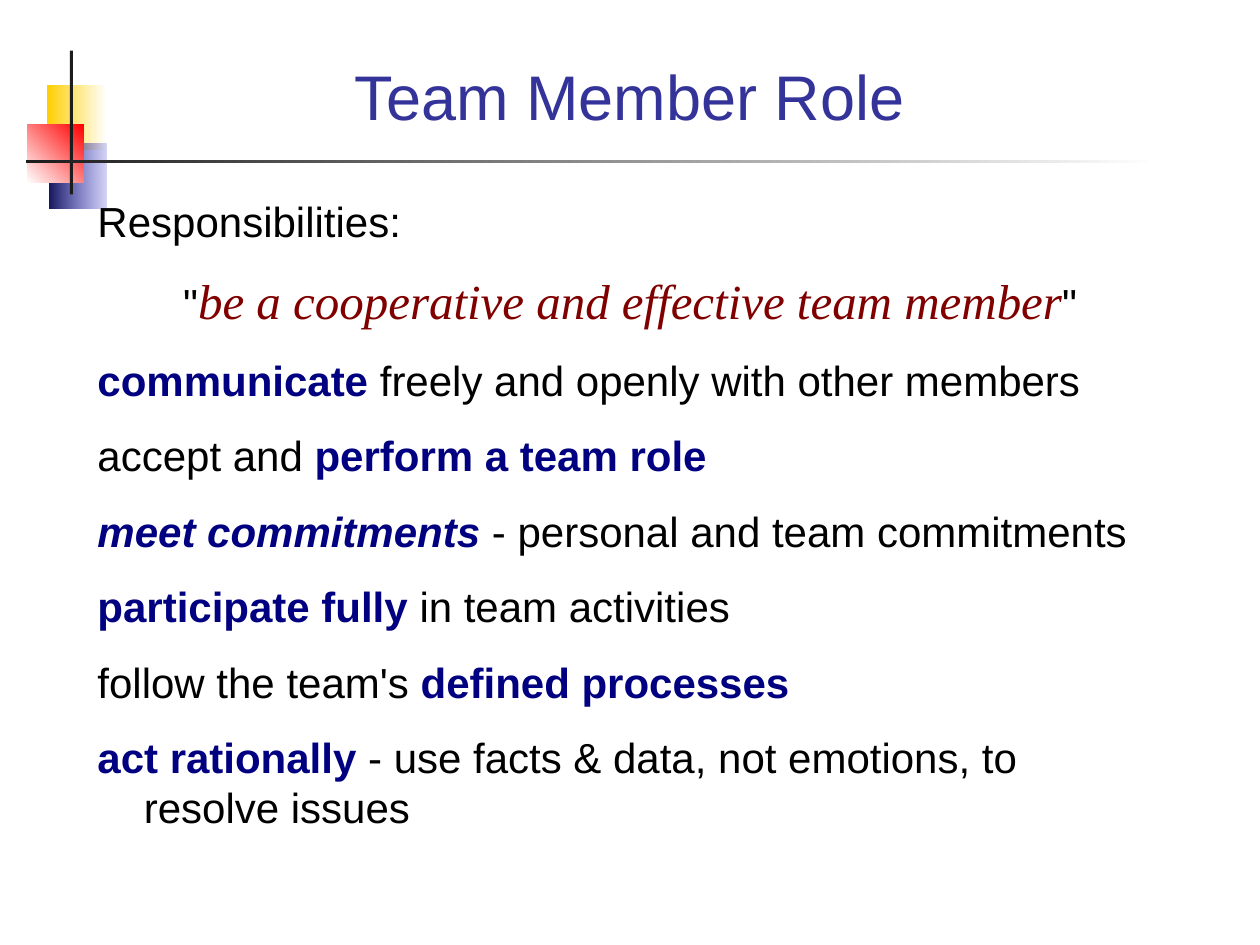
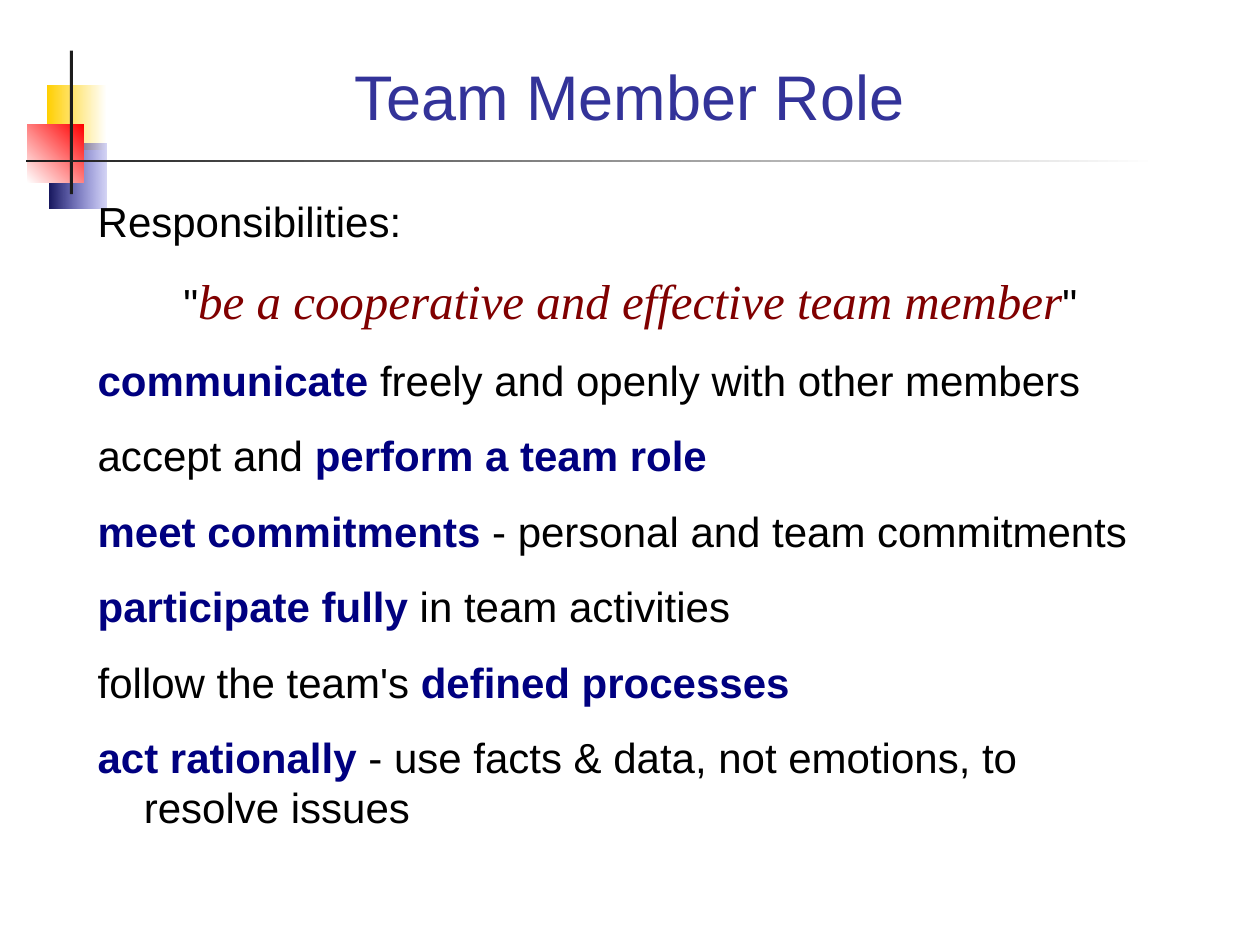
Before and after one commit to jbrucker/SoftwareProcess, a slide deck: slide 7 of week3/Team-Roles.ppt. Drawn at 1260x945 pixels with LibreOffice and Linux fonts; fonts in the diff are those of the drawing. Boxes give left, top, right and bottom in pixels: in the first picture for what was removed or moved away, otherwise in the second. Text is boxed around its words. In the diff, an @@ line names an element or a change of style, - is before the commit and + after.

```diff
--- a/week3/Team-Roles.ppt
+++ b/week3/Team-Roles.ppt
@@ text at <box>98,516,1127,555</box>: italic off in "meet commitments" @@
```
Also in this commit, not shown: 7 other slides changed, 4 other files.
